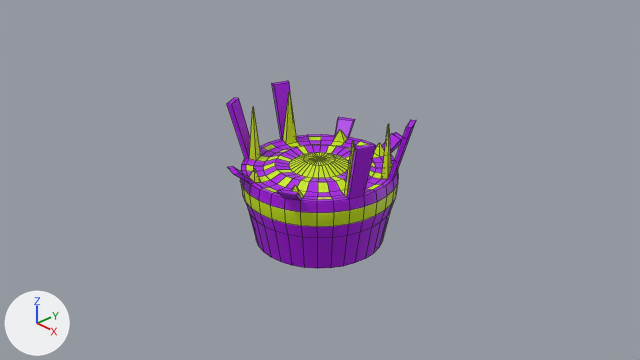
One commit to the Blender file 3d-models/AlienStructureSpawnerVertical.blend: the scene before it, then after it.
Before and after are seen from the file's camera 'Camera'. The axes (+X, +Y, +Z) are drawn at lower left. The lights are the same throughout. Mesh edges are drawn as thin lines.
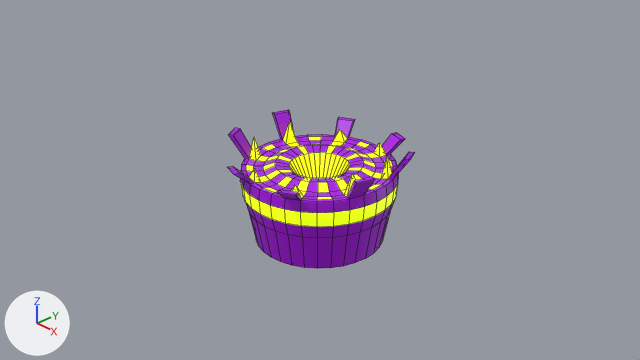
Boxes [x1, y1, x2, y2] around the edits, measured in the pictures (640 x 360 px; the box of a moved part takes in the faces that stretch with it):
'Sphere', recoloured, surface changed, reshaped (15% shorter): before [227, 81, 416, 268]; after [228, 110, 414, 268]
part 1 of me_sphere, moved or reshaped: before [289, 152, 349, 178]; after [289, 152, 350, 178]
part 2 of me_sphere, moved or reshaped: before [381, 120, 416, 180]; after [381, 152, 414, 180]
part 3 of me_sphere, moved or reshaped: before [344, 141, 375, 199]; after [345, 174, 374, 199]
part 4 of me_sphere, moved or reshaped: before [227, 98, 261, 160]; after [228, 128, 261, 160]
part 5 of me_sphere, moved or reshaped: before [272, 81, 297, 144]; after [273, 110, 297, 144]

The edits, one by one:
In material 'Material.002' (mat_material_002), emission_strength is now set to 1.0.
In material 'Material.002' (mat_material_002), emission_color is now set to (0.584, 0.791, 0.0), yellow #c9e600.
me_sphere has 546 vertices, 576 faces and spans x -1.17..1.17, y -1.17..1.17, z -0.86..0.86.
me_sphere is used by ob_sphere; location (0.0, 0.0, 0.0).
Before the commit, vertices of me_sphere: 486 (0.93, 0.62, 0.86) at pixel (410, 119), 487 (0.99, 0.66, 0.86) at pixel (416, 120), 488 (1.04, 0.43, 0.86) at pixel (406, 126), 489 (1.1, 0.46, 0.86) at pixel (411, 127), 518 (0.76, 0.42, 0.82) at pixel (388, 124).
Before the commit, vertices of me_sphere: 519 (0.77, 0.42, 0.82) at pixel (389, 123), 520 (0.77, 0.4, 0.82) at pixel (387, 124), 521 (0.78, 0.41, 0.82) at pixel (388, 124).
Before the commit, vertices of me_sphere: 490 (1.1, -0.22, 0.86) at pixel (372, 143), 491 (1.17, -0.23, 0.86) at pixel (375, 145), 492 (1.04, -0.43, 0.86) at pixel (354, 147), 493 (1.1, -0.46, 0.86) at pixel (357, 149), 522 (0.83, -0.24, 0.82) at pixel (353, 141).
Before the commit, vertices of me_sphere: 523 (0.84, -0.25, 0.82) at pixel (354, 141), 524 (0.83, -0.26, 0.82) at pixel (352, 141), 525 (0.84, -0.26, 0.82) at pixel (352, 141).
Before the commit, vertices of me_sphere: 502 (-0.93, -0.62, 0.86) at pixel (231, 104), 503 (-0.99, -0.66, 0.86) at pixel (226, 103), 504 (-1.04, -0.43, 0.86) at pixel (238, 98), 505 (-1.1, -0.46, 0.86) at pixel (234, 97), 534 (-0.76, -0.42, 0.82) at pixel (253, 107).
Before the commit, vertices of me_sphere: 535 (-0.77, -0.42, 0.82) at pixel (252, 107), 536 (-0.77, -0.4, 0.82) at pixel (253, 106), 537 (-0.78, -0.41, 0.82) at pixel (253, 106).
Before the commit, vertices of me_sphere: 506 (-1.1, 0.22, 0.86) at pixel (274, 84), 507 (-1.17, 0.23, 0.86) at pixel (271, 83), 508 (-1.04, 0.43, 0.86) at pixel (289, 82), 509 (-1.1, 0.46, 0.86) at pixel (287, 80), 538 (-0.83, 0.24, 0.82) at pixel (289, 92).
Before the commit, vertices of me_sphere: 539 (-0.84, 0.25, 0.82) at pixel (288, 92), 540 (-0.83, 0.26, 0.82) at pixel (290, 92), 541 (-0.84, 0.26, 0.82) at pixel (290, 92).
me_sphere part 1: all 33 vertices in x -0.2..0.2, y -0.2..0.2, z 0.23 are moved by (0.0, 0.0, -0.42).
Part 2, on me_sphere:
Vertices 486 to 489, 518 to 521 of me_sphere move by (0.0, 0.0, -0.42).
Part 3, on me_sphere:
Vertices 490 to 493, 522 to 525 of me_sphere move by (0.0, 0.0, -0.42).
Part 4, on me_sphere:
Vertices 502 to 505, 534 to 537 of me_sphere move by (0.0, 0.0, -0.42).
Part 5, on me_sphere:
Vertices 506 to 509, 538 to 541 of me_sphere move by (0.0, 0.0, -0.42).
